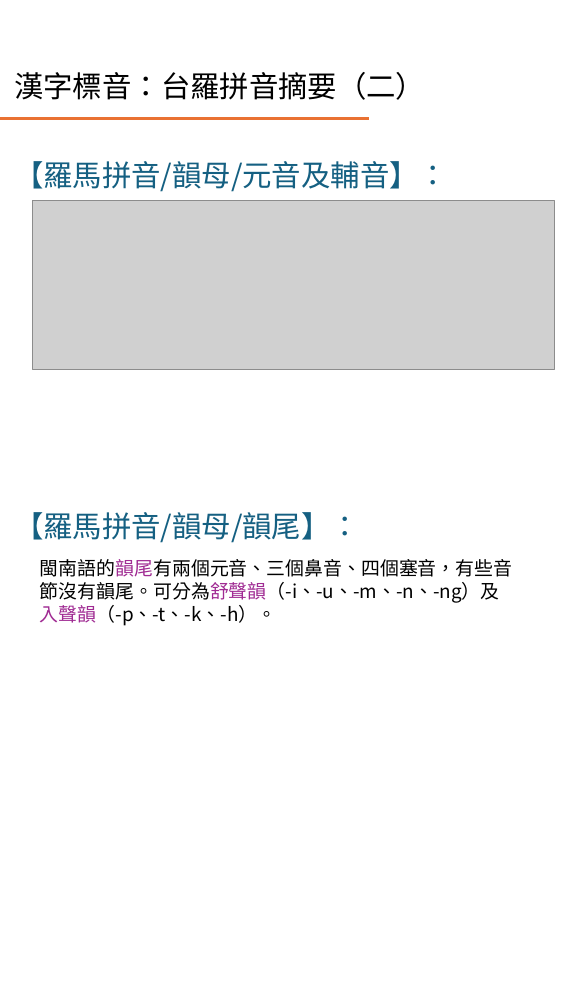
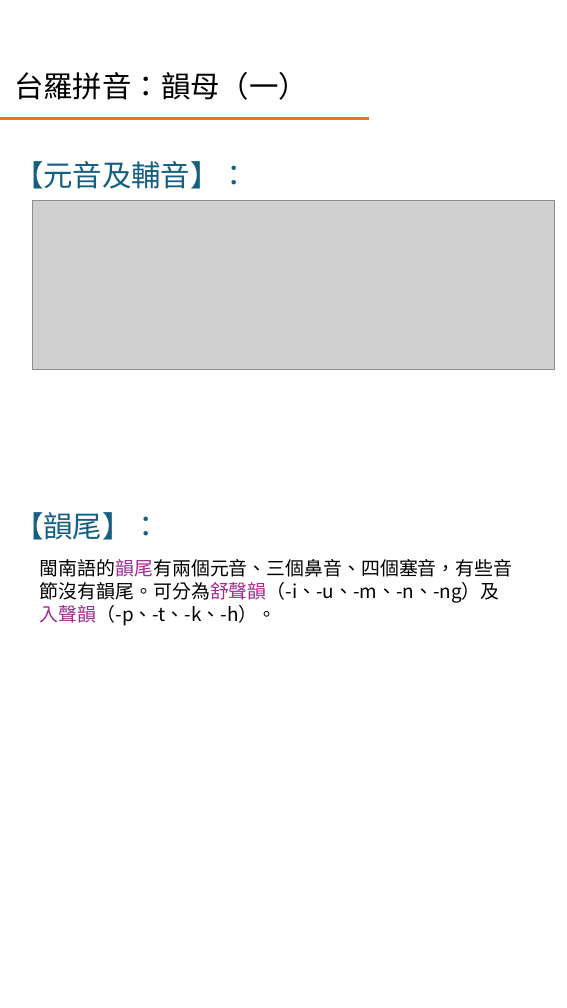
Before and after one commit to AlanJui/Piau-Im, a slide deck: slide 7 of Documents/十五音教材/閩南語之四聲八調與變調規則.pptx (slide 6 before the commit). Drawn at 567x1008 pixels with LibreOffice and Linux fonts; fonts in the diff are those of the drawing; grey boxes stand for pictures. Boxes give left, top, right and bottom in pixels: in the first picture for what was removed or moved away, otherwise in the second. Text is boxed around its words. In the diff, an @@ line names an element or a change of style, - is before the commit and + after.

```diff
--- a/Documents/十五音教材/閩南語之四聲八調與變調規則.pptx
+++ b/Documents/十五音教材/閩南語之四聲八調與變調規則.pptx
@@ title at (14,72,308,100): text changed @@
-漢字標音：台羅拼音摘要（二）
+台羅拼音：韻母（一）
@@ text at (14,161,249,189): text changed @@
-【羅馬拼音/韻母/元音及輔音】：
+【元音及輔音】：
@@ text at (14,512,161,540): text changed @@
-【羅馬拼音/韻母/韻尾】：
+【韻尾】：
```
Also in this commit, not shown: 7 other slides changed, 2 slides added, 3 slides removed, 25 other files.
